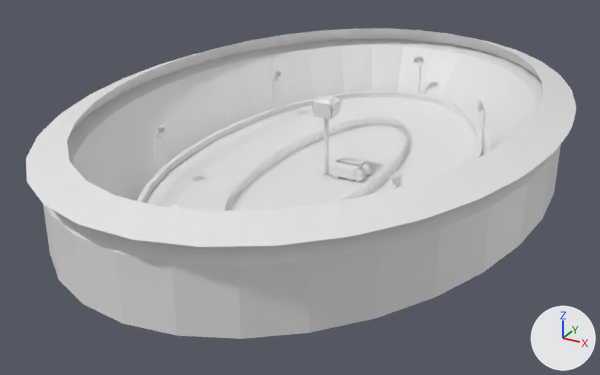
Before and after pictures for a commit that changed the Blender file Vue/modeles-blender/Stade/Stade_et_piste_version_finale.blend.
The view is the same before and after, from a 50 mm camera at (17.3, -34.2, 16.4) aimed at (-0.7, -1.4, 0.0). The axes (+X, +Y, +Z) are drawn at lower right. The lights are the same throughout. Materials are left out; every surface is plain grey.

The first picture shows 'Barriere', 'Coffre+Cabine', 'Cube', 'Lampadaire 6', 'Piste', 'Poto de TV', 'Stade'.
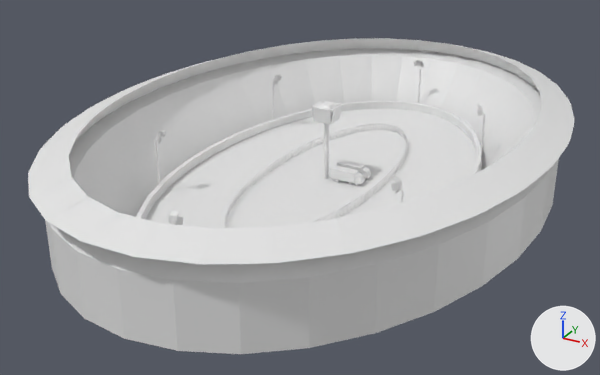
Pixel boxes (x1, y1, x2, y2) of what changed, in the pictures (600 x 375 px):
```json
{"object": "Stade", "change": "moved", "before": [26, 28, 576, 339], "after": [28, 38, 574, 354]}
{"object": "Piste", "change": "reshaped, moved, rescaled, turned, modifiers changed", "before": [144, 97, 490, 211], "after": [146, 109, 481, 228]}
{"object": "Barriere", "change": "moved", "before": [224, 117, 409, 211], "after": [224, 124, 408, 228]}
{"object": "Cube", "change": "moved", "before": [312, 95, 342, 119], "after": [312, 101, 342, 124]}
{"object": "Coffre+Cabine", "change": "moved", "before": [330, 162, 365, 180], "after": [330, 165, 365, 184]}
{"object": "Coffre+Cabine.001", "change": "moved", "before": [337, 157, 371, 175], "after": [337, 160, 371, 178]}
{"object": "Poto de TV", "change": "moved", "before": [324, 118, 329, 174], "after": [324, 123, 329, 179]}
{"object": "Lampadaire 6", "change": "moved", "before": [391, 171, 402, 188], "after": [391, 176, 402, 194]}
{"object": "Cylindre.011", "change": "moved", "before": [400, 180, 404, 187], "after": [399, 185, 404, 192]}
{"object": "Cylindre.010", "change": "moved", "after": [401, 192, 404, 203], "on screen": "not visible before"}
{"object": "Chassis", "change": "moved", "before": [342, 177, 363, 181], "on screen": "not visible afterwards"}
```

Edits to the scene script, one JSON object a line:
```json
{"block": "me_cube", "where": "# used by ob_piste; location = (0.0, 0.0, 1.5); rotation_euler = (0.0, 0.0, 1.571), in degrees (0, 0, 90); scale = (13.8, 6.95, 0.923)"}
{"op": "remove", "block": "me_cube", "code": "me_cube.from_pydata(...)  # 16 vertices, 14 faces; spans x -1.1..1.14, y -1.22..1.14, z -2.56..-0.56"}
{"op": "add", "block": "me_cube", "code": "me_cube.from_pydata(...)  # 64 vertices, 34 faces; spans x -1.0..1.0, y -1.0..1.0, z -1.0..1.0"}
{"block": "me_cube", "change": "me_cube part 1: the whole mesh is rebuilt"}
{"op": "set", "path": "ob_stade.location", "old": "(0.0, 0.0, 0.63)", "new": "(0.0, 0.0, 0.0)"}
{"op": "set", "path": "ob_piste.rotation_euler", "old": "(0.0, 0.0, 1.571)", "new": "(0.0, 0.0, 0.0)", "note": "degrees (0, 0, 90) -> degrees (0, 0, 0)"}
{"op": "remove", "block": "ob_piste", "code": "_m = ob_piste.modifiers.new('Subdivision', 'SUBSURF')"}
{"op": "remove", "block": "ob_piste", "code": "_m.levels = 3"}
{"op": "set", "path": "ob_piste.location", "old": "(0.0, 0.0, 1.5)", "new": "(0.0, 0.0, 0.0)"}
{"op": "set", "path": "ob_piste.scale", "old": "(13.8, 6.95, 0.923)", "new": "(7.01, 12.3, 0.138)"}
{"op": "set", "path": "ob_barriere.location", "old": "(0.0, 0.0, -0.49)", "new": "(0.0, 0.0, -0.9)"}
{"op": "set", "path": "ob_lampadaire_6.location", "old": "(6.2, -5.4, 0.5)", "new": "(6.2, -5.4, 0.27)"}
{"op": "set", "path": "ob_poto_de_tv.location", "old": "(0.0, 0.0, 0.53)", "new": "(0.0, 0.0, 0.26)"}
{"op": "set", "path": "ob_camion_1.location", "old": "(1.42, 0.0, 0.73)", "new": "(1.42, 0.0, 0.55)"}
{"op": "set", "path": "ob_camion_2.location", "old": "(1.41, 0.8, 0.73)", "new": "(1.41, 0.8, 0.55)"}
```
